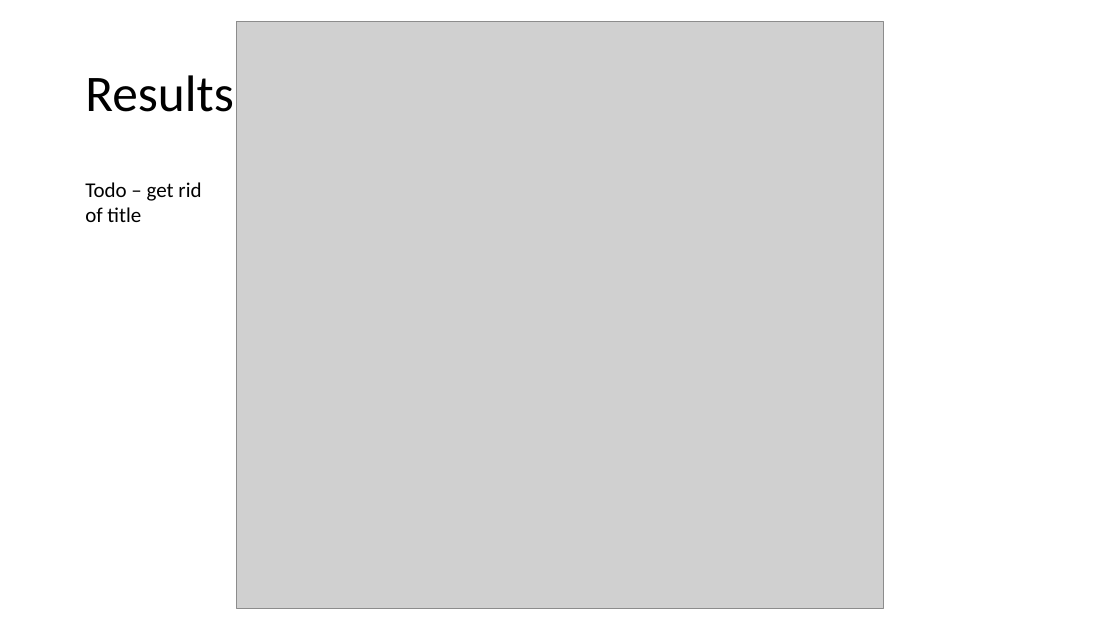
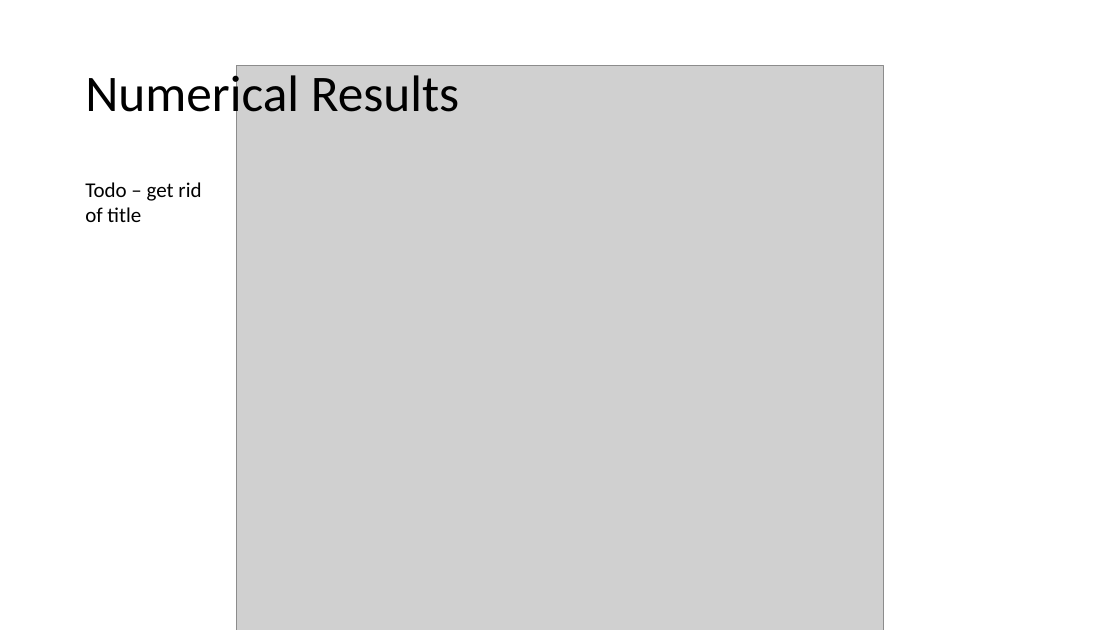
Before and after one commit to louisemccann/final_project, a slide deck: slide 5 of fyp_presentation.pptx (slide 6 before the commit). Drawn at 1120x630 pixels with LibreOffice and Linux fonts; fonts in the diff are those of the drawing; grey boxes stand for pictures. Boxes give left, top, right and bottom in pixels: in the first picture for what was removed or moved away, otherwise in the second. Text is boxed around its words. In the diff, an @@ line names an element or a change of style, - is before the commit and + after.

```diff
--- a/fyp_presentation.pptx
+++ b/fyp_presentation.pptx
@@ title at [85, 68, 459, 123]: text changed @@
-Results
+Numerical Results
@@ picture: place and size @@
-picture at [237, 22, 884, 609]
+picture at [237, 66, 884, 630]
```
Also in this commit, not shown: 3 other slides changed, 4 slides added, 5 slides removed.
